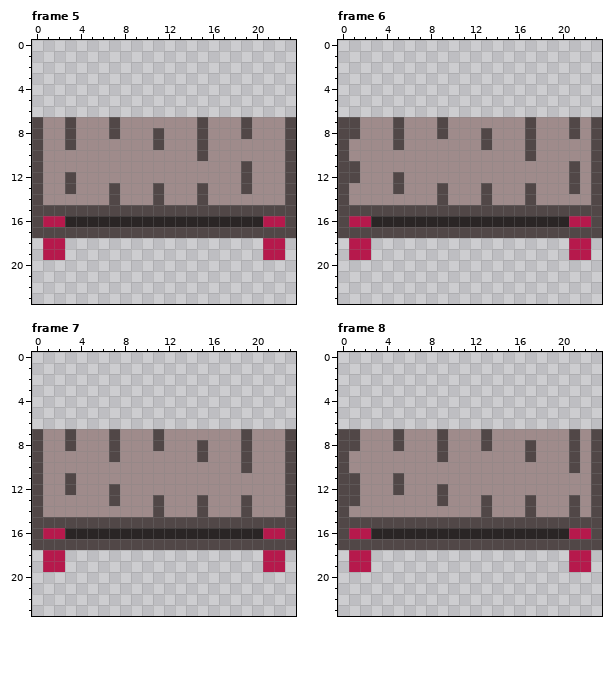
Edited in one commit: pixel-art file (assets/images/belt_right.aseprite). The picture above was drawn from the file before the commit.
24x24 pixels, 12 frames. Shown: frame 5, frame 6, frame 7, frame 8. The commit also changed other frames, which this record leaves out.
Now the later version:
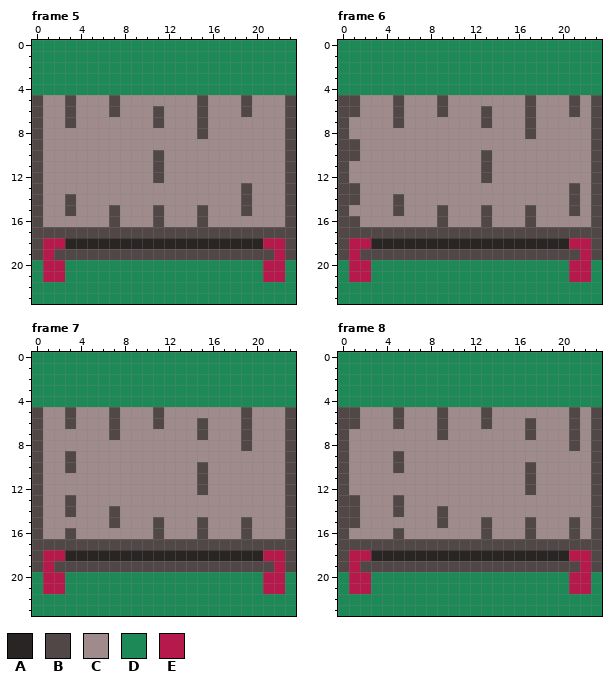
Palette (. is transparent): A #2a2525  B #514747  C #9f8b8b  D #1d8957  E #b6194c
Changes in this commit:
layer "Background" now shown
Changed rows in their new state; - is an unchanged pixel.
Frame 5, layers "Belt", "Background":
first column x 0:
 0 DDDDDDDDDDDDDDDDDDDDDDDD
 1 DDDDDDDDDDDDDDDDDDDDDDDD
 2 DDDDDDDDDDDDDDDDDDDDDDDD
 3 DDDDDDDDDDDDDDDDDDDDDDDD
 4 DDDDDDDDDDDDDDDDDDDDDDDD
 5 BCCBCCCBCCCCCCCBCCCBCCCB
 6 BCCBCCCBCCCBCCCBCCCBCCCB
 7 -------C---B-------C----
 8 ---C---C---C-------C----
 9 ---C-------C---C--------
10 -----------B---C--------
11 -----------B-------C----
12 ---C-------B-------C----
13 ---C---C---C---C--------
14 ---B---C---C---C---B----
15 -CC-CCC-CCC-CCC-CCC-CCC-
16 -CCCCCCBCCCBCCCBCCCCCCC-
18 B--AAAAAAAAAAAAAAAAAA--B
19 B-BBBBBBBBBBBBBBBBBBBB-B
20 DEEDDDDDDDDDDDDDDDDDDEED
21 DEEDDDDDDDDDDDDDDDDDDEED
22 DDDDDDDDDDDDDDDDDDDDDDDD
23 DDDDDDDDDDDDDDDDDDDDDDDD
Frame 6, layers "Belt", "Background":
first column x 0:
 0 DDDDDDDDDDDDDDDDDDDDDDDD
 1 DDDDDDDDDDDDDDDDDDDDDDDD
 2 DDDDDDDDDDDDDDDDDDDDDDDD
 3 DDDDDDDDDDDDDDDDDDDDDDDD
 4 DDDDDDDDDDDDDDDDDDDDDDDD
 5 BBCCCBCCCBCCCCCCCBCCCBCB
 6 BBCCCBCCCBCCCBCCCBCCCBCB
 7 -C-------C---B-------C--
 8 -C---C---C---C-------C--
 9 -B---C-------C---C------
10 -B-----------B---C------
11 -C-----------B-------C--
12 -C---C-------B-------C--
13 -B---C---C---C---C------
14 -B---B---C---C---C---B--
15 -CCCC-CCC-CCC-CCC-CCC-C-
16 -BCCCCCCCBCCCBCCCBCCCCC-
18 B--AAAAAAAAAAAAAAAAAA--B
19 B-BBBBBBBBBBBBBBBBBBBB-B
20 DEEDDDDDDDDDDDDDDDDDDEED
21 DEEDDDDDDDDDDDDDDDDDDEED
22 DDDDDDDDDDDDDDDDDDDDDDDD
23 DDDDDDDDDDDDDDDDDDDDDDDD
Frame 7, layers "Belt", "Background":
first column x 0:
 0 DDDDDDDDDDDDDDDDDDDDDDDD
 1 DDDDDDDDDDDDDDDDDDDDDDDD
 2 DDDDDDDDDDDDDDDDDDDDDDDD
 3 DDDDDDDDDDDDDDDDDDDDDDDD
 4 DDDDDDDDDDDDDDDDDDDDDDDD
 5 BCCBCCCBCCCBCCCCCCCBCCCB
 6 BCCBCCCBCCCBCCCBCCCBCCCB
 7 ---C-------C---B--------
 8 ---C---C---C---C--------
 9 ---B---C-------C---C----
10 ---B-----------B---C----
11 ---C-----------B--------
12 ---C---C-------B--------
13 ---B---C---C---C---C----
14 ---B---B---C---C---C----
15 -CCCCCC-CCC-CCC-CCC-CCC-
16 -CCBCCCCCCCBCCCBCCCBCCC-
18 B--AAAAAAAAAAAAAAAAAA--B
19 B-BBBBBBBBBBBBBBBBBBBB-B
20 DEEDDDDDDDDDDDDDDDDDDEED
21 DEEDDDDDDDDDDDDDDDDDDEED
22 DDDDDDDDDDDDDDDDDDDDDDDD
23 DDDDDDDDDDDDDDDDDDDDDDDD
Frame 8, layers "Belt", "Background":
first column x 0:
 0 DDDDDDDDDDDDDDDDDDDDDDDD
 1 DDDDDDDDDDDDDDDDDDDDDDDD
 2 DDDDDDDDDDDDDDDDDDDDDDDD
 3 DDDDDDDDDDDDDDDDDDDDDDDD
 4 DDDDDDDDDDDDDDDDDDDDDDDD
 5 BBCCCBCCCBCCCBCCCCCCCBCB
 6 BBCCCBCCCBCCCBCCCBCCCBCB
 7 -C---C-------C---B------
 8 -C---C---C---C---C------
 9 -----B---C-------C---C--
10 -----B-----------B---C--
11 -C---C-----------B------
12 -C---C---C-------B------
13 -----B---C---C---C---C--
14 -B---B---B---C---C---C--
15 --CCCCCCC-CCC-CCC-CCC-C-
16 -CCCCBCCCCCCCBCCCBCCCBC-
18 B--AAAAAAAAAAAAAAAAAA--B
19 B-BBBBBBBBBBBBBBBBBBBB-B
20 DEEDDDDDDDDDDDDDDDDDDEED
21 DEEDDDDDDDDDDDDDDDDDDEED
22 DDDDDDDDDDDDDDDDDDDDDDDD
23 DDDDDDDDDDDDDDDDDDDDDDDD
